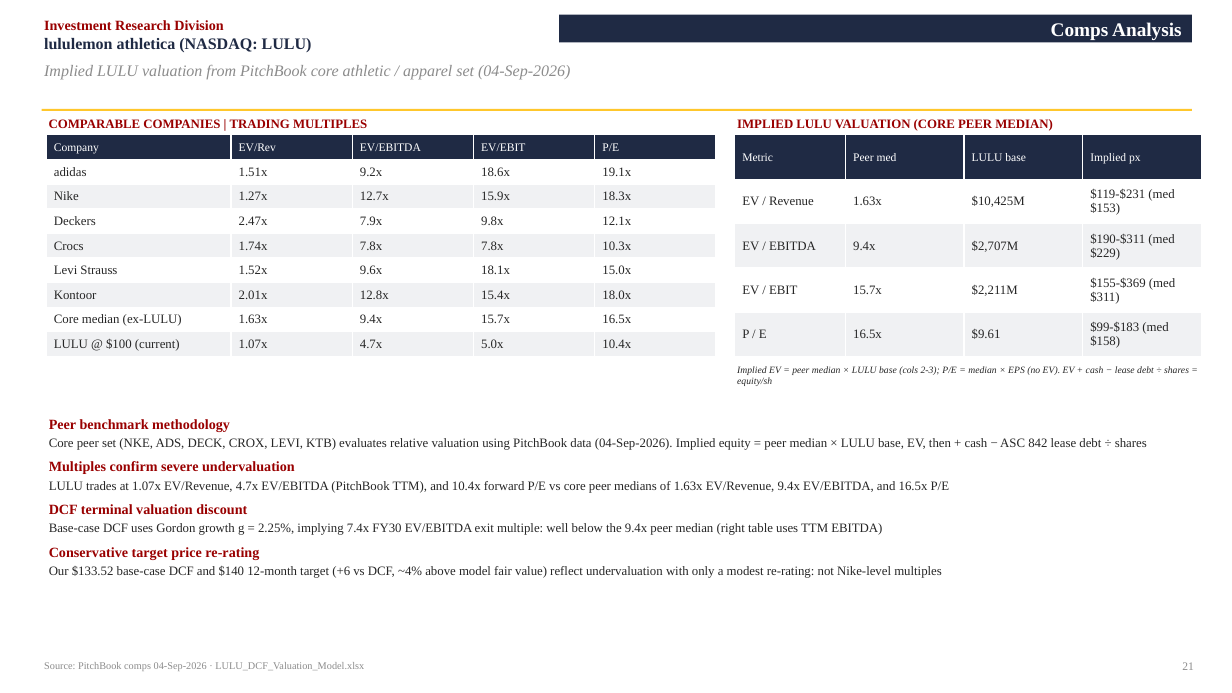
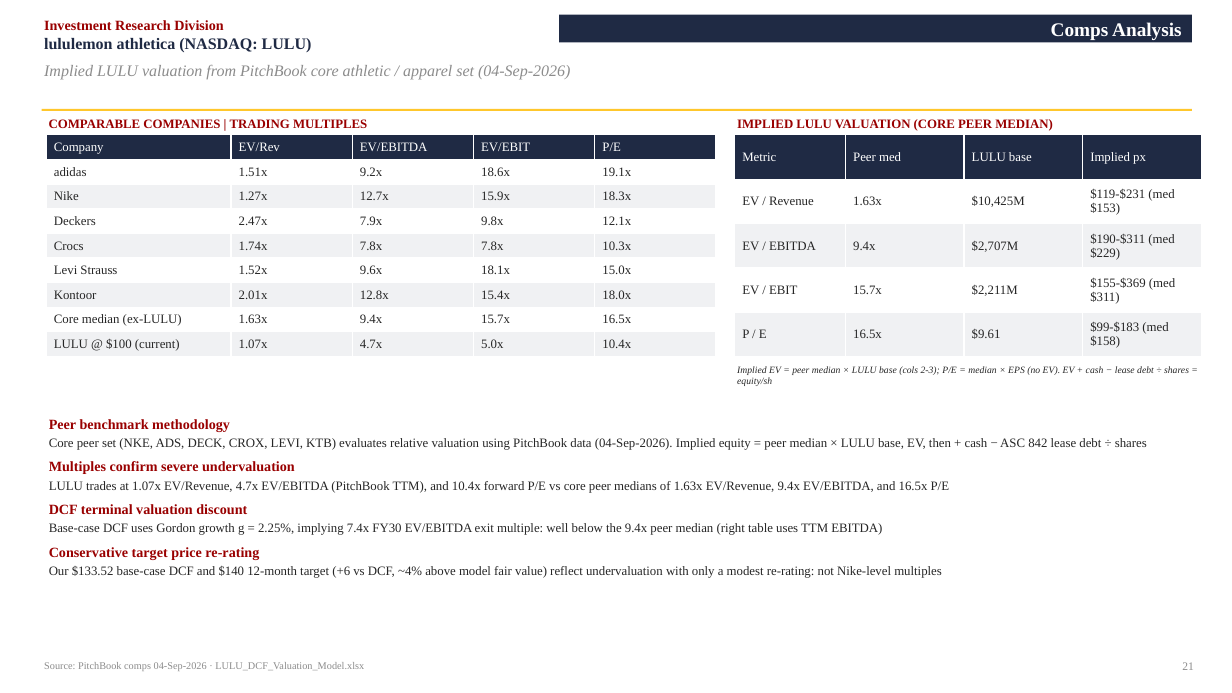
Before and after one commit to vengeanceaiUSC/RM, a slide deck: slide 21 of LULU/LULU_Investment_Pitch_Deck.pptx. Drawn at 1232x693 pixels with LibreOffice and Linux fonts; fonts in the diff are those of the drawing. Boxes give left, top, right and bottom in pixels: in the first picture for what was removed or moved away, otherwise in the second. Text is boxed around its words. In the diff, an @@ line names an element or a change of style, - is before the commit and + after.

```diff
--- a/LULU/LULU_Investment_Pitch_Deck.pptx
+++ b/LULU/LULU_Investment_Pitch_Deck.pptx
@@ table at (46, 135, 715, 357) @@
@@ size 9 to 10 pt in "Company", "EV/Rev", "EV/EBITDA", "EV/EBIT" and 1 more places @@
@@ table at (735, 135, 1201, 357) @@
@@ size 9 to 10 pt in "Metric", "Peer med", "LULU base", "Implied px" @@
```
Also in this commit, not shown: 6 other slides changed, 3 other files.
